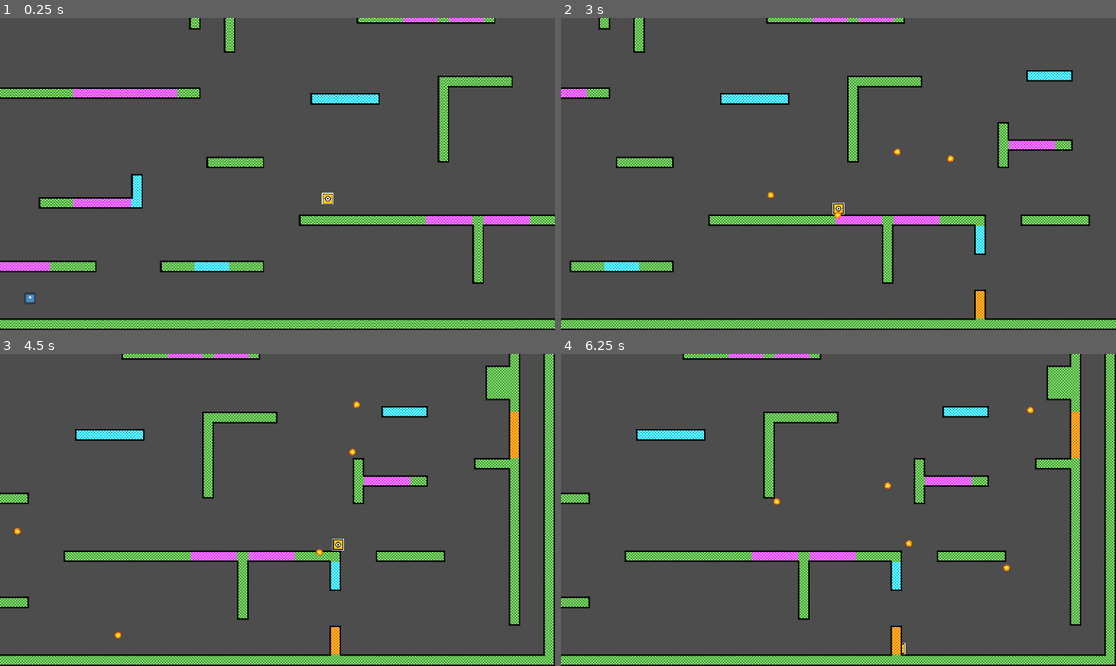
Above: before the commit, frames 1-4 (two rows, left to right).
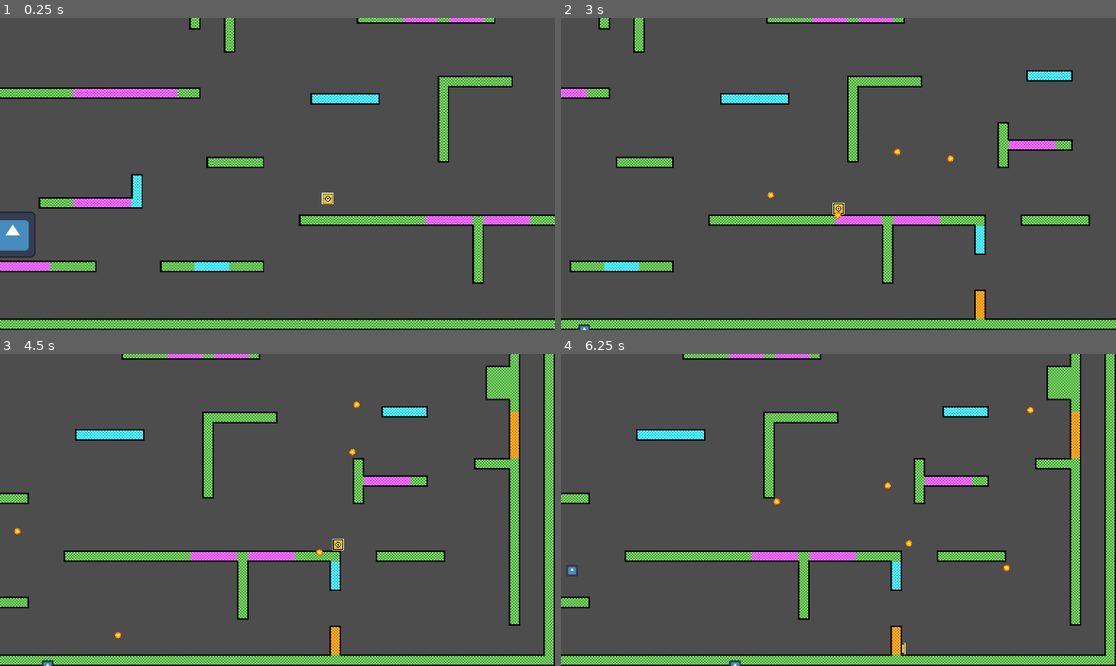
Above: after the commit, the same moments.

Repository: Someone71/Ori-Game
Game: Godot game, scene res://Scenes/OriGame.tscn
Two runs of this game, one before a commit and one after it. Both use one fixed random seed, a clock stepped at 60 frames per second and the inputs below. The engine's default icon, where the game draws it, is replaced by a stand-in: a white triangle on a blue panel in a dark square.
Inputs (mouse positions are in pixels of both pictures, inside the frame that each line leads up to):
- Up to frame 1 (0.25 s): no input
- Up to frame 2 (3 s): move the mouse to (960, 158) at 0.52 s; hold D (right) 0.53-2.03 s; tap Shift (spiritFlame) at 0.6, 1.55, 2.3, 2.85 s; tap Space (jump) at 0.77, 1.52 s; move the mouse to (727, 189) at 1.27 s; right-click (727, 189) at 1.35 s; move the mouse to (894, 105) at 2.02 s; hold A (left) 2.03-2.78 s; click (894, 105) at 2.1 s; move the mouse to (810, 236) at 2.77 s; hold D (right) from 2.78 s (still down)
- Up to frame 3 (4.5 s): tap Space (jump) at 3.02, 3.77 s; move the mouse to (444, 556) at 3.52 s; tap Shift (spiritFlame) at 3.6 s; move the mouse to (111, 463) at 4.27 s; release D (right) at 4.28 s; hold A (left) from 4.28 s (still down); right-click (111, 463) at 4.35 s
- Up to frame 4 (6.25 s): tap Space (jump) at 4.52, 6.02 s; tap Shift (spiritFlame) at 4.55, 5.3, 5.85 s; move the mouse to (866, 510) at 5.02 s; release A (left) at 5.03 s; hold D (right) 5.03-5.78 s; click (866, 510) at 5.1 s; move the mouse to (755, 432) at 5.77 s; hold A (left) from 5.78 s (still down)

The runs differ from the first frame. In frame 1, 0.7% of the frame differs, in the area x 0-7%, y 62-92%; in frame 2, less than 0.1%; in frame 3, less than 0.1%; in frame 4, less than 0.1%.

Commit message:
made projectile shooter spawn projectiles

Diff:
--- a/Scenes/OriGame.tscn
+++ b/Scenes/OriGame.tscn
@@ -3,6 +3,7 @@
 [ext_resource type="PackedScene" uid="uid://bdrrd2d6ndqsk" path="res://Scenes/Player.tscn" id="1_3pc41"]
 [ext_resource type="PackedScene" uid="uid://dmmfo66qrupv7" path="res://Scenes/Map.tscn" id="2_w7qmd"]
 [ext_resource type="Script" uid="uid://ca0g15nqvnrtl" path="res://Scripts/camera.gd" id="3_i1kgc"]
+[ext_resource type="PackedScene" uid="uid://bm0fmt8wxnbha" path="res://Scenes/ProjectileShooter.tscn" id="4_k078d"]
 [ext_resource type="PackedScene" uid="uid://gl0m1ylaicax" path="res://Scenes/MapProjectile.tscn" id="4_og7hn"]
 
 [node name="OriGame" type="Node2D" unique_id=1537593370]
@@ -18,5 +19,10 @@
 zoom = Vector2(0.75, 0.75)
 script = ExtResource("3_i1kgc")
 
+[node name="ProjectileShooter" parent="." unique_id=537314386 instance=ExtResource("4_k078d")]
+position = Vector2(152, -264)
+
 [node name="MapProjectile" parent="." unique_id=121647500 instance=ExtResource("4_og7hn")]
 position = Vector2(200, -88)
+speed = 200
+mass = 1
--- a/Scripts/mapProjectile.gd
+++ b/Scripts/mapProjectile.gd
@@ -2,11 +2,13 @@
 
 @export var speed : int = 200
 @export var mass = 1
-var velocity: Vector2 = Vector2.ZERO
+var direction : Vector2
 
-func setup(dir: Vector2) -> void:
-	velocity = dir * speed + 10*Vector2.DOWN
-	rotation = dir.angle()
+var startingPosition : Vector2
+
+func _ready() -> void:
+	position = startingPosition
 
 func _physics_process(delta: float) -> void:
-	position += velocity * delta
+	direction = Vector2.RIGHT.rotated(rotation)
+	global_position += direction * speed * delta
--- a/Scripts/projectile_shooter.gd
+++ b/Scripts/projectile_shooter.gd
@@ -2,12 +2,17 @@
 
 @onready var main = get_tree().get_root().get_node("OriGame")
 @onready var projectile = load("res://Scenes/MapProjectile.tscn")
-# Called when the node enters the scene tree for the first time.
-func _ready() -> void:
-	pass # Replace with function body.
+
+var shootingCD = 3
+
+func _physics_process(delta: float) -> void:
+	shootingCD -= delta
+	if shootingCD <= 0:
+		shootingCD = 3
+		shoot()
 
 func shoot():
 	var instance = projectile.instantiate()
-	instance.dir = rotation
-	instance.spawnPos = global_position
-	main.add_child.call_deffered(instance)
+	instance.rotation = rotation
+	instance.startingPosition = global_position
+	get_tree().current_scene.add_child(instance)
